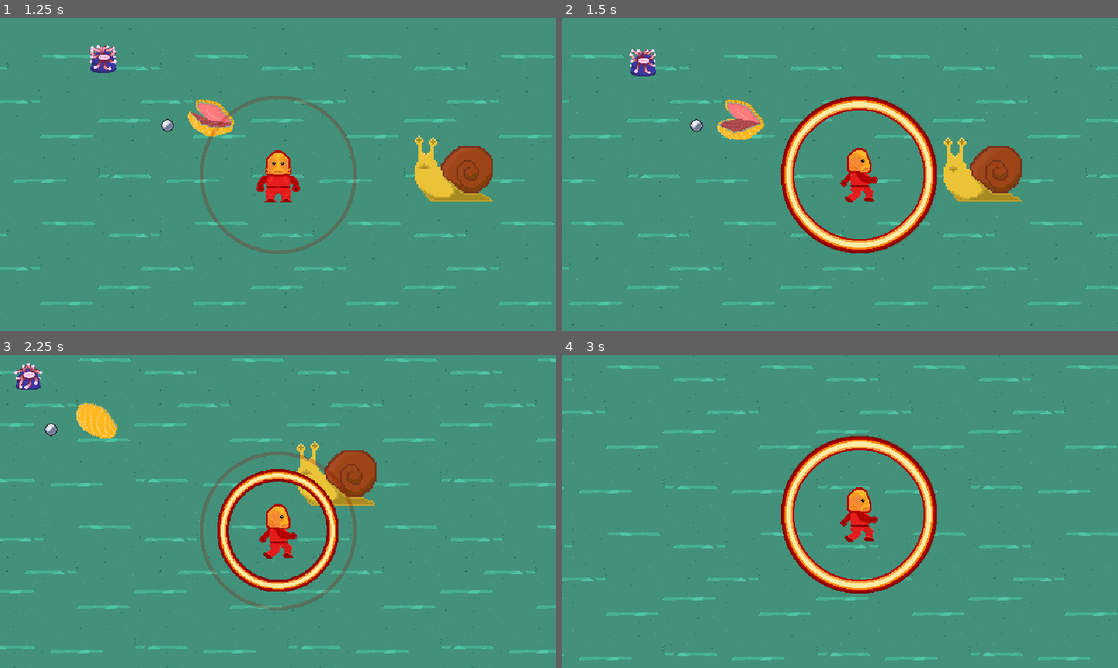
Above: before the commit, frames 1-4 (two rows, left to right).
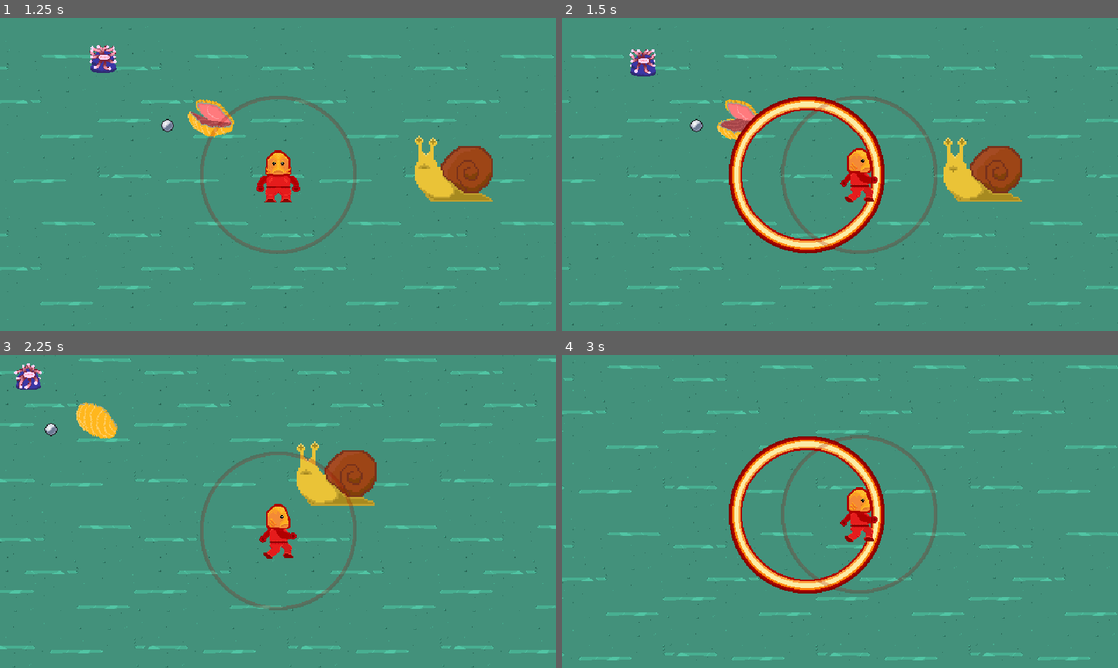
Above: after the commit, the same moments.

Repository: Splashy-Inc/enemy-anemone
Game: Godot game, scene res://SCENES/screen_manager.tscn
The game is run twice, just before and just after one commit, with the same random seed, the same clock (stepped at 60 frames per second) and the same inputs.
Inputs (mouse positions are in pixels of both pictures, inside the frame that each line leads up to):
- Up to frame 1 (1.25 s): click "Play" at 0.5 s
- Up to frame 2 (1.5 s): tap Enter at 1.25 s; move the mouse to (962, 158) at 1.27 s; press the mouse at (962, 158) at 1.28 s; hold D (right) from 1.28 s (still down)
- Up to frame 3 (2.25 s): move the mouse to (166, 527) at 2.02 s; release D (right) at 2.03 s; release the mouse at (166, 527) at 2.03 s; hold S (down) from 2.03 s (still down); click (166, 527) at 2.1 s
- Up to frame 4 (3 s): move the mouse to (895, 442) at 2.77 s; release S (down) at 2.78 s; press the mouse at (895, 442) at 2.78 s; hold D (right) from 2.78 s (still down)

Frame 1 is identical in both runs. In frame 2, 6.7% of the frame differs, in the area x 30-68%, y 25-76%; in frame 3, 2.4%; in frame 4, 6.7%, in the area x 30-68%, y 26-77%.

Commit message:
Spawn blast in so it stays in one spot
Also add blast cooldown of 1 second to player

Diff:
--- a/SCENES/blast_attack.tscn
+++ b/SCENES/blast_attack.tscn
@@ -227,3 +227,4 @@
 }
 
 [connection signal="body_entered" from="." to="." method="_on_body_entered"]
+[connection signal="animation_finished" from="AnimationPlayer" to="." method="_on_animation_player_animation_finished"]
--- a/SCENES/player.tscn
+++ b/SCENES/player.tscn
@@ -5,6 +5,10 @@
 [ext_resource type="Texture2D" uid="uid://cq6w0y5oujq6x" path="res://ASSETS/Art/player/SplorshRun64.png" id="3_n1m0v"]
 [ext_resource type="PackedScene" uid="uid://c46ovojbc3oqw" path="res://SCENES/blast_attack.tscn" id="4_0migj"]
 [ext_resource type="Texture2D" uid="uid://b24k05xkj5jk6" path="res://ASSETS/Art/blast/Blast.png" id="4_cu67q"]
+
+[sub_resource type="AtlasTexture" id="AtlasTexture_2mxrm"]
+atlas = ExtResource("4_cu67q")
+region = Rect2(1734, 5, 180, 182)
 
 [sub_resource type="AtlasTexture" id="AtlasTexture_y424k"]
 atlas = ExtResource("1_5mfno")
@@ -93,14 +97,15 @@
 radius = 15.0
 height = 60.0
 
-[sub_resource type="AtlasTexture" id="AtlasTexture_2mxrm"]
-atlas = ExtResource("4_cu67q")
-region = Rect2(1734, 5, 180, 182)
-
 [node name="Player" type="CharacterBody2D"]
 z_index = 2
 collision_layer = 2
 script = ExtResource("1_y28eq")
+blast_scene = ExtResource("4_0migj")
+
+[node name="Sprite2D" type="Sprite2D" parent="."]
+modulate = Color(1, 1, 1, 0.231373)
+texture = SubResource("AtlasTexture_2mxrm")
 
 [node name="AnimatedSprite2D" type="AnimatedSprite2D" parent="."]
 sprite_frames = SubResource("SpriteFrames_341is")
@@ -116,8 +121,5 @@
 position_smoothing_enabled = true
 position_smoothing_speed = 10.0
 
-[node name="Blast" parent="." instance=ExtResource("4_0migj")]
-
-[node name="Sprite2D" type="Sprite2D" parent="."]
-modulate = Color(1, 1, 1, 0.231373)
-texture = SubResource("AtlasTexture_2mxrm")
+[node name="BlastCooldown" type="Timer" parent="."]
+one_shot = true
--- a/SCRIPTS/blast_attack.gd
+++ b/SCRIPTS/blast_attack.gd
@@ -17,3 +17,6 @@
 
 func _on_body_entered(body: Node2D) -> void:
 	body.on_hit(1)
+
+func _on_animation_player_animation_finished(anim_name: StringName) -> void:
+	queue_free()
--- a/SCRIPTS/player.gd
+++ b/SCRIPTS/player.gd
@@ -4,7 +4,9 @@
 const JUMP_VELOCITY = -400.0
 
 @onready var animated_sprite_2d: AnimatedSprite2D = $AnimatedSprite2D
-@onready var blast: Area2D = $Blast
+@onready var blast_cooldown: Timer = $BlastCooldown
+
+@export var blast_scene: PackedScene
 
 func _physics_process(delta: float) -> void:
 	var direction := Input.get_vector("left", "right", "up", "down").normalized()
@@ -28,4 +30,9 @@
 		blast_attack()
 
 func blast_attack():
-	blast.activate()
+	if blast_cooldown.is_stopped():
+		blast_cooldown.start()
+		var new_blast = blast_scene.instantiate()
+		get_parent().add_child(new_blast)
+		new_blast.global_position = global_position
+		new_blast.activate()
